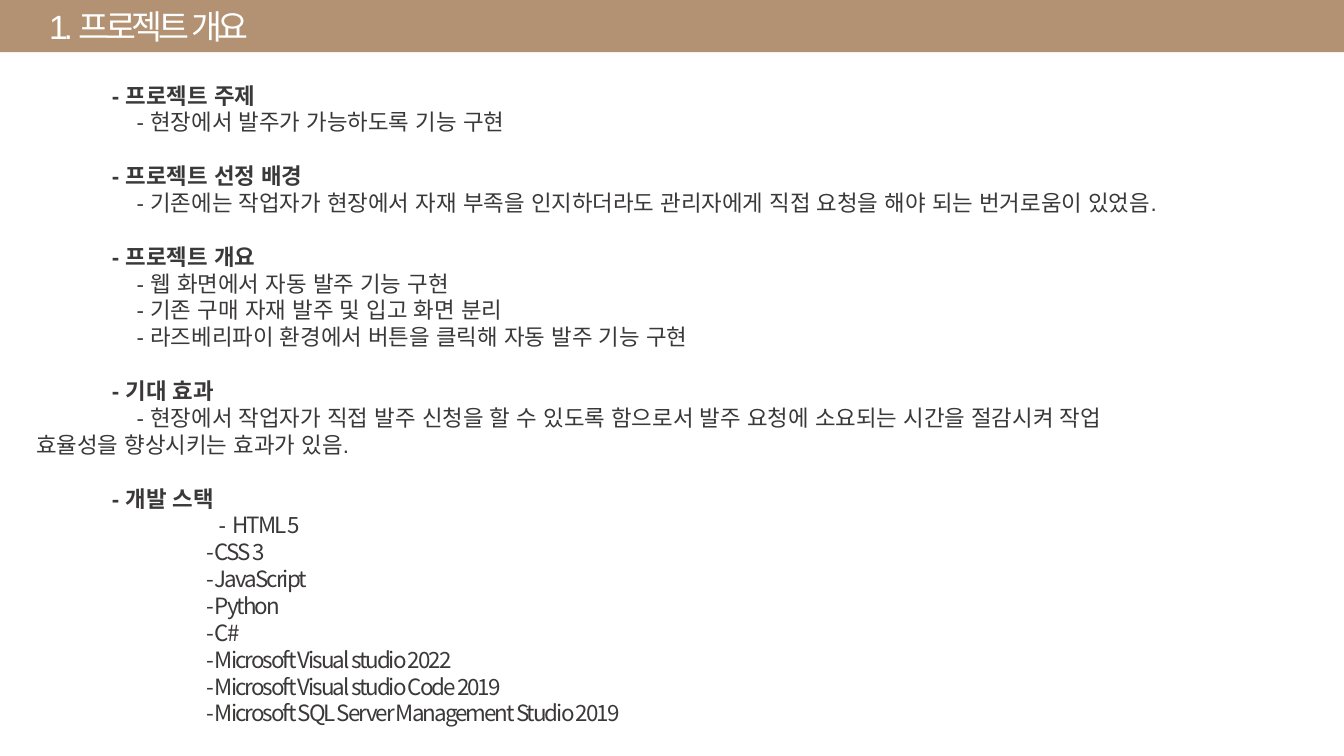
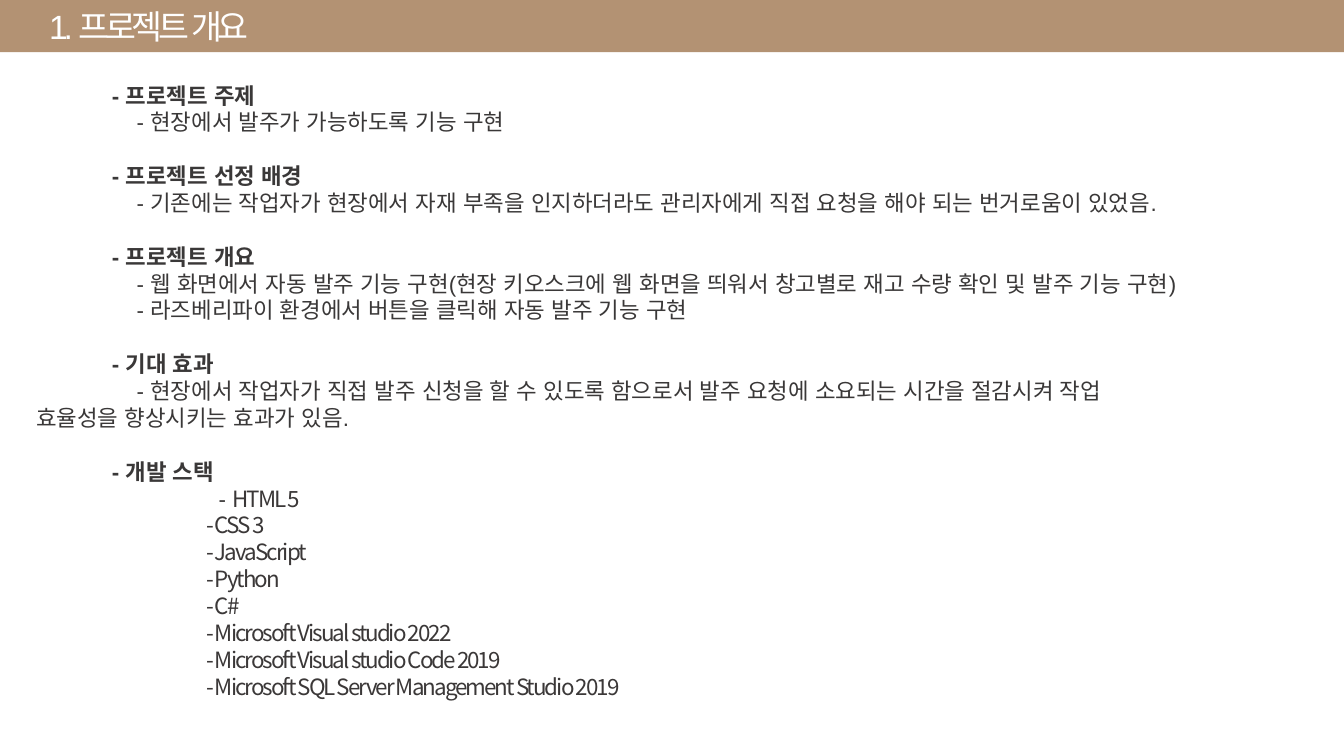
Before and after one commit to Haecms/TEST, a slide deck: slide 3 of 보고서.pptx. Drawn at 1344x756 pixels with LibreOffice and Linux fonts; fonts in the diff are those of the drawing. Boxes give left, top, right and bottom in pixels: in the first picture for what was removed or moved away, otherwise in the second. Text is boxed around its words. In the diff, an @@ line names an element or a change of style, - is before the commit and + after.

```diff
--- a/보고서.pptx
+++ b/보고서.pptx
@@ text at <box>150,273,1176,297</box>: text changed @@
-- 웹 화면에서 자동 발주 기능 구현
-- 기존 구매 자재 발주 및 입고 화면 분리
+- 웹 화면에서 자동 발주 기능 구현(현장 키오스크에 웹 화면을 띄워서 창고별로 재고 수량 확인 및 발주 기능 구현)
```
Also in this commit, not shown: 2 other slides changed, 1 slide added, 21 slides removed, 7 other files.
